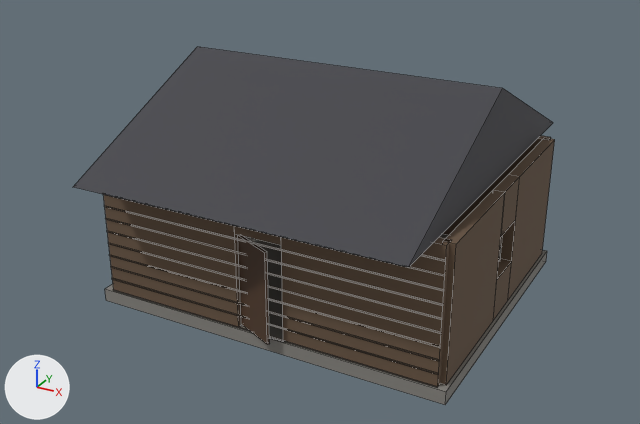
The FBX model Blender/Cikti/UE_Aktarim/SM_Kulube_1.fbx: old version first, new version second.
The view is the same before and after, from a camera (50 mm lens) standing at (8.87, -16.9, 10.17) and looking at (-0.12, -0.55, 1.99). The lights are fixed; the arrows at lower left show +X, +Y and +Z. The picture after the commit comes second. Mesh edges are drawn as thin lines.

In view in the first picture: 'Kulube_1'.
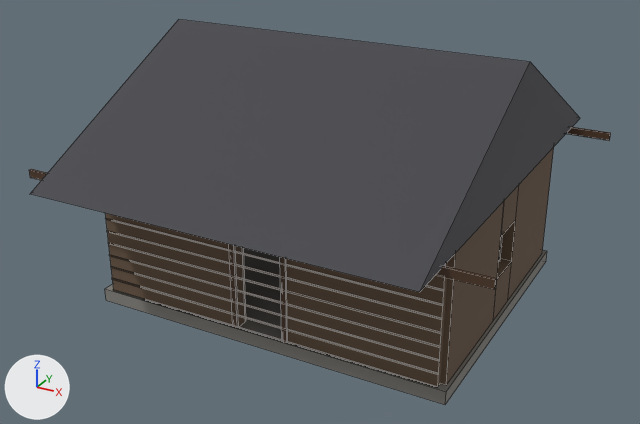
Location of each change, [x1, y1, x2, y2] in pixels of the pictures (640 x 424 px):
'Kulube_1', reshaped (21% wider, 8% taller)
    before: [73, 47, 555, 405]
    after: [29, 19, 611, 405]
part 1 of me_kulube_1, added
    after: [29, 169, 497, 289]
part 2 of me_kulube_1, added
    after: [566, 127, 611, 140]
part 3 of me_kulube_1, rebuilt (15% wider, 23% taller)
    before: [73, 47, 553, 268]
    after: [30, 19, 580, 292]
part 4 of me_kulube_1, deleted (brown)
    before: [238, 235, 270, 344]
part 5 of me_kulube_1, added
    after: [229, 244, 288, 343]

The change in detail:
me_kulube_1 is used by ob_kulube_1; location (0.0, 0.0, 0.0).
me_kulube_1 had 178 vertices, 149 faces and spanned x -4.2..4.2, y -4.5..4.5, z 0.0..5.3.
me_kulube_1 now has 238 vertices, 203 faces and spans x -5.2..5.2, y -5.2..5.2, z 0.0..5.9.
me_kulube_1 part 1: a new loose piece, a box spanning x -5.2..5.2, y -4.28..-4.22, z 3.16..3.34, in mat_m_doorwood (brown #503827).
me_kulube_1 part 2: a new loose piece, a box spanning x -5.2..5.2, y 4.22..4.28, z 3.16..3.34, in mat_m_doorwood (brown #503827).
me_kulube_1 part 3: the loose piece of 6 vertices spanning x -3.75..3.75, y -4.5..4.5, z 3.3..5.3 is rebuilt with 6 vertices and now spans x -4.25..4.25, y -5.2..5.2, z 3.3..5.9.
me_kulube_1 part 4: the loose piece of 8 vertices spanning x -0.52..0.42, y -3.74..-3.26, z 0.35..2.45 is deleted.
Part 5, on me_kulube_1:
8 vertices are added at x -0.67..0.55, y -3.38..-3.12, z 0.3..2.62.
6 new vertices lie (0.0, -0.05, 0.0) away from vertices in x -0.67..0.55, y -3.38, z 0.3..2.62.
6 new vertices lie (0.12, 0.0, 0.0) away from vertices in x 0.55, y -3.43..-3.12, z 0.3..2.62.
8 new vertices lie (0.0, 0.05, 0.0) away from vertices in x -0.67..0.67, y -3.12, z 0.3..2.62.
8 new vertices lie (0.0, 0.0, -0.12) away from vertices in x -0.67..0.67, y -3.43..-3.07, z 2.62.
36 new faces join them, mat_m_doorwood (brown #503827).
Other edits to the shape of me_kulube_1 do not show in these pictures.
